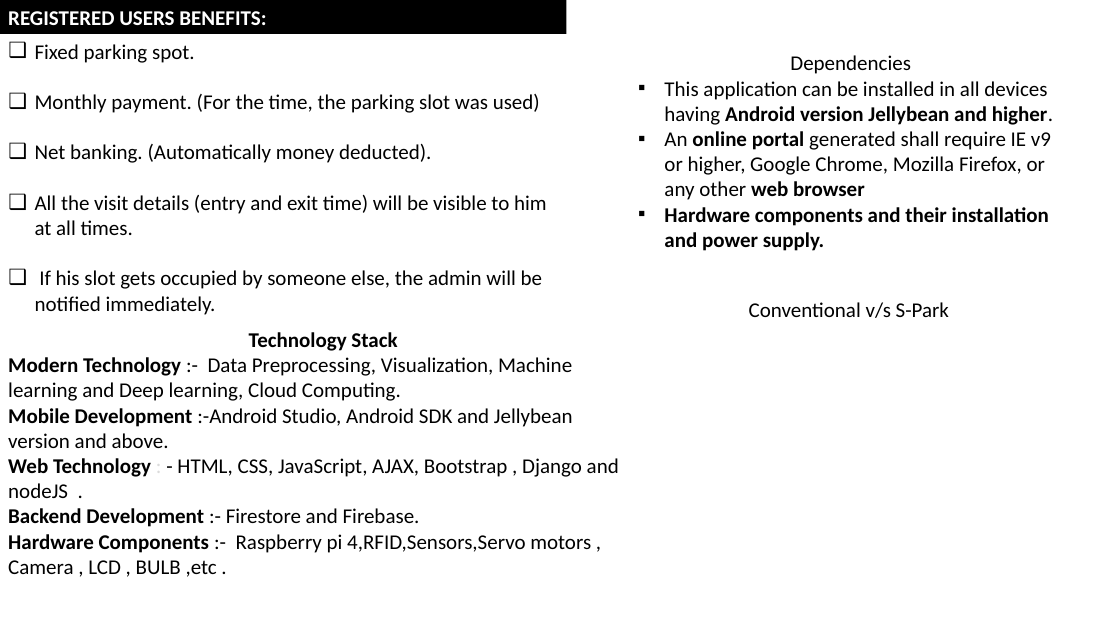
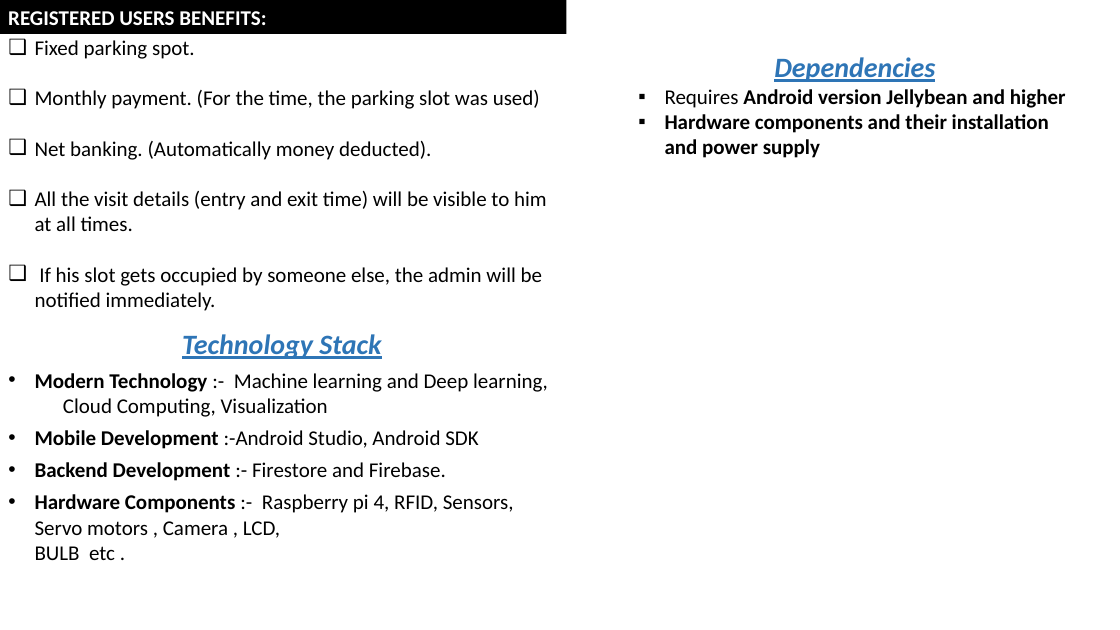
Before and after one commit to FriendsUnited/S-Park, a slide deck: slide 4 of Documents/terna ppt.pptx. Drawn at 1120x630 pixels with LibreOffice and Linux fonts; fonts in the diff are those of the drawing. Boxes give left, top, right and bottom in pixels: in the first picture for what was removed or moved away, otherwise in the second. Text is boxed around its words. In the diff, an @@ line names an element or a change of style, - is before the commit and + after.

Commit message:
Dependencies , Technology Stack , Show Stoppers updated

```diff
--- a/Documents/terna ppt.pptx
+++ b/Documents/terna ppt.pptx
@@ text "Fixed parking spot.": place and size @@
-text "Fixed parking spot." at (35, 44, 547, 315)
+text "Fixed parking spot." at (35, 40, 547, 311)
@@ text at (774, 57, 935, 82): size 18 to 24 pt, text colour #000000 to #2E75B6, bold on, italic on, underline on in "Dependencies" @@
@@ text at (665, 89, 1066, 158): text changed; bold on @@
-▪ This application can be installed in all devices having Android version Jellybean and higher.
-▪ An online portal generated shall require IE v9 or higher, Google Chrome, Mozilla Firefox, or any other web browser
-▪ Hardware components and their installation and power supply.
+▪ Requires Android version Jellybean and higher
+▪ Hardware components and their installation and power supply
@@ text removed at (749, 302, 949, 318) @@
-Conventional v/s S-Park
@@ text at (35, 334, 446, 481): size 18 to 24 pt, text colour #000000 to #2E75B6, italic on, underline on in "Technology Stack"; bullet none to •; more space between paragraphs @@
@@ text at (35, 373, 548, 449): text changed @@
-Modern Technology :- Data Preprocessing, Visualization, Machine learning and Deep learning, Cloud Computing.
-Mobile Development :-Android Studio, Android SDK and Jellybean version and above.
-Web Technology : - HTML, CSS, JavaScript, AJAX, Bootstrap , Django and nodeJS .
+• Modern Technology :- Machine learning and Deep learning, Cloud Computing, Visualization
+• Mobile Development :-Android Studio, Android SDK
@@ text at (35, 494, 514, 560): text changed @@
-Hardware Components :- Raspberry pi 4,RFID,Sensors,Servo motors , Camera , LCD , BULB ,etc .
+• Hardware Components :- Raspberry pi 4, RFID, Sensors, Servo motors , Camera , LCD, BULB etc .
```
Also in this commit, not shown: 1 other slide changed, 39 other files.
